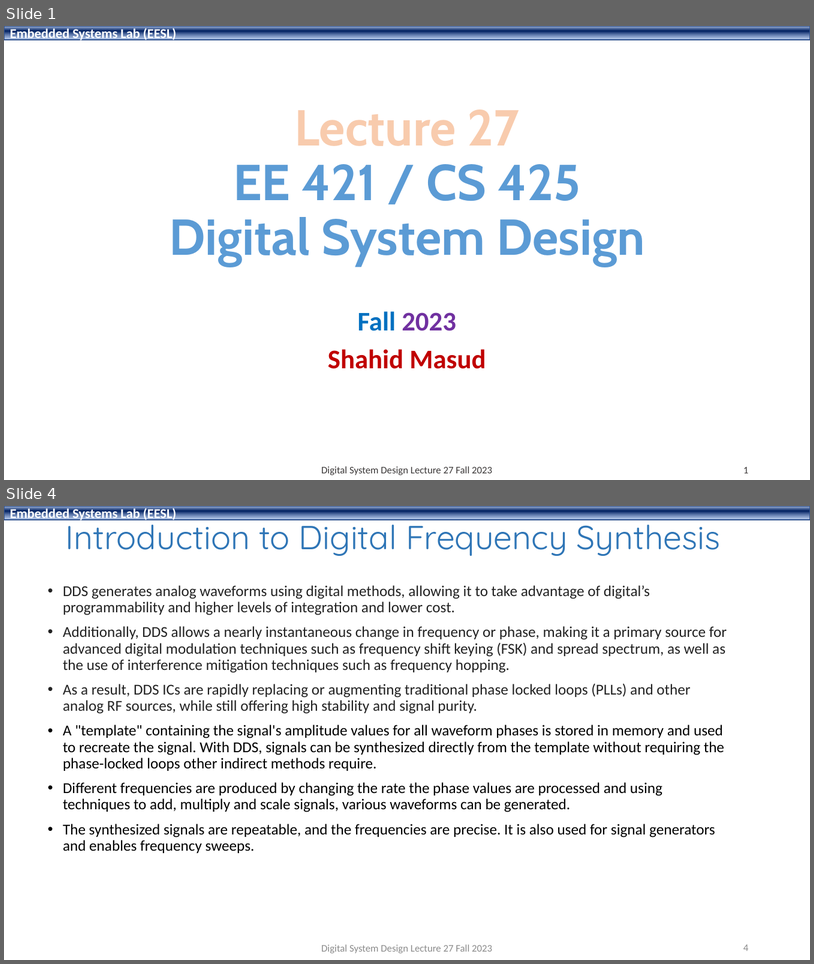
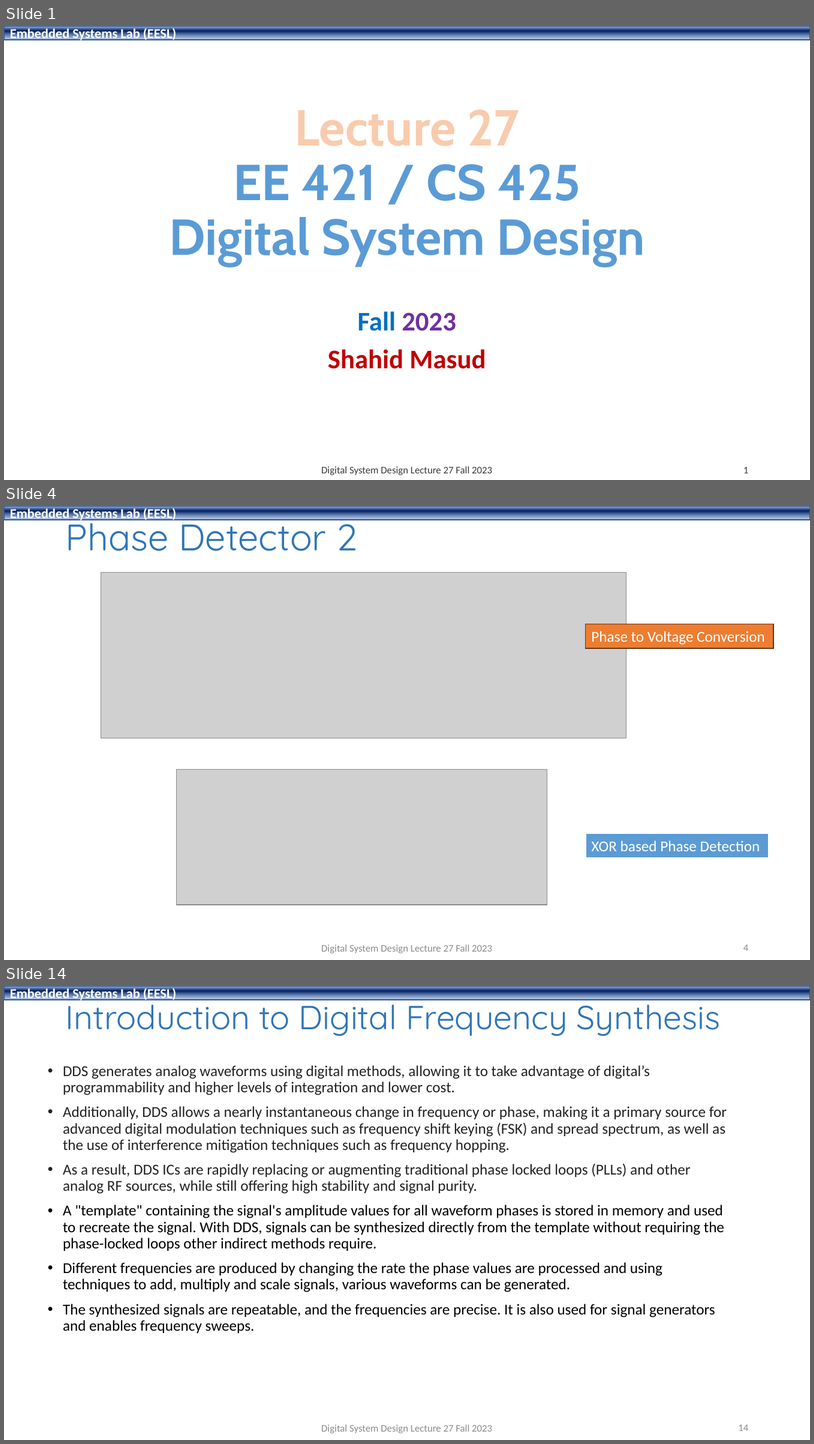
Before and after one commit to shahidmasud/shahidmasud.github.io, a slide deck: DSD_Lec27_Fall2023.ppsx. Shown one above the other, each under a label of ours: slides 1 and 4 before the commit, slides 1, 4 and 14 after it; the slides between them are not shown. The pictures are 814x964 and 814x1444 pixels, drawn with LibreOffice and Linux fonts; fonts in the diff are those of the drawing; grey boxes stand for pictures; background and template pictures are left out. Boxes give left, top, right and bottom in pixels: in the first picture for what was removed or moved away, otherwise in the second. Text is boxed around its words. In the diff, an @@ line names an element or a change of style, - is before the commit and + after.

```diff
--- a/DSD_Lec27_Fall2023.ppsx
+++ b/DSD_Lec27_Fall2023.ppsx
@@ slide 4 added at [4,506,810,960], background #FFFFFF; not listed: 1 template element that a slide beside it also shows @@
@@ title added at [65,512,357,551], 44 pt, text #2E75B6 @@
+Phase Detector 2
@@ picture added at [101,573,626,738] @@
@@ rectangle added at [586,624,774,648], fill #ED7D31, outline #683715 1 pt, 18 pt, text #FFFFFF @@
+Phase to Voltage Conversion
@@ picture added at [176,770,547,904] @@
@@ rectangle added at [586,833,769,858], fill #5B9BD5, outline #FFFFFF 1.5 pt, 18 pt, text #FFFFFF @@
+XOR based Phase Detection
@@ text added at [321,944,492,953], 12 pt, text #8C8C8C @@
+Digital System Design Lecture 27 Fall 2023
@@ page number added at [744,944,749,951], 12 pt, text #8C8C8C @@
+4
@@ what was slide 4 is now slide 14 @@
@@ page number at [738,1424,749,1431]: text changed @@
-4
+14
```
Also in this commit, not shown: 1 slide changed, 9 other slides added, 1 other file.
